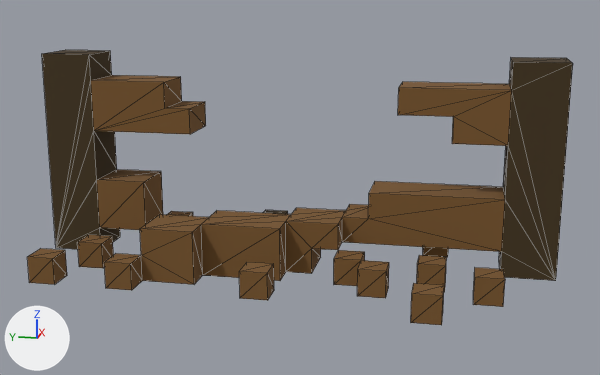
Renders of the OBJ model assets/buildings/walls/wall_break.obj from each side of a commit.
The view is the same before and after, from a 50 mm camera at (-2.94, -0.64, 1.07) aimed at (0.04, -0.05, 0.32). Every picture has the same lights, and +X, +Y and +Z are marked at lower left. Mesh edges are drawn as thin lines. Where no turn or scale is listed for an object, it has been applied to the vertices. Vertices at the same position are counted once.

Objects in the first picture: 'Untitled'.
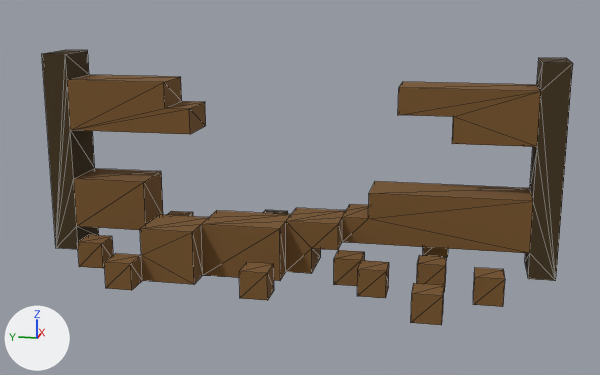
Commit message: walls updated

Patch to the scene script:
```diff
--- a/assets/buildings/walls/wall_break.obj.py
+++ b/assets/buildings/walls/wall_break.obj.py
@@ me_untitled @@
 # used by ob_untitled; location = (0.0, 0.0, 0.0)
 # verts and faces of me_untitled; kept vertices keep their numbers, new ones are numbered from 210
 # before: 52 (0.1, -0.8, 0.0), 57 (0.1, -0.8, 0.1) at pixel (501, 251), 65 (0.1, -0.8, 0.3) at pixel (505, 199), 69 (0.1, -0.8, 0.5) at pixel (508, 145), 77 (0.1, -0.8, 0.7) at pixel (511, 90)
 # before: 82 (0.1, -0.8, 0.8) at pixel (513, 62), 158 (0.3, -0.8, 0.0) at pixel (498, 260), 165 (0.3, -0.8, 0.1), 174 (0.3, -0.8, 0.3) at pixel (503, 186), 178 (0.3, -0.8, 0.5)
 # before: 186 (0.3, -0.8, 0.7) at pixel (509, 83), 191 (0.3, -0.8, 0.8) at pixel (510, 57)
 # before: 55 (0.1, 0.8, 0.0), 62 (0.1, 0.8, 0.1) at pixel (99, 227), 68 (0.1, 0.8, 0.3) at pixel (96, 179), 72 (0.1, 0.8, 0.5) at pixel (93, 130), 80 (0.1, 0.8, 0.7) at pixel (90, 80)
 # before: 83 (0.1, 0.8, 0.8) at pixel (89, 54), 163 (0.3, 0.8, 0.0) at pixel (120, 236), 171 (0.3, 0.8, 0.1), 177 (0.3, 0.8, 0.3) at pixel (116, 169), 181 (0.3, 0.8, 0.5)
 # before: 189 (0.3, 0.8, 0.7) at pixel (111, 75), 192 (0.3, 0.8, 0.8) at pixel (110, 50)
-me_untitled.from_pydata(...)  # 210 vertices, 376 faces; spans x -0.4..0.5, y -1.0..1.0, z 0.0..0.8
+me_untitled.from_pydata(...)  # 202 vertices, 364 faces; spans x -0.4..0.5, y -1.0..1.0, z 0.0..0.8
+# me_untitled part 1: the loose piece of 8 vertices spanning x -0.3..-0.2, y 0.8..0.9, z 0.0..0.1 is deleted
+# me_untitled part 2
+for i in [52, 57, 65, 69, 77, 82, 158, 165, 174, 178, 186, 191]: verts[i] += (0.0, -0.1, 0.0)
+# me_untitled part 3
+for i in [55, 62, 68, 72, 80, 83, 163, 171, 177, 181, 189, 192]: verts[i] += (0.0, 0.1, 0.0)
 me_untitled.materials.append(mat_palette)
```

Changed parts and their boxes [x1, y1, x2, y2] in the pictures (600 x 375 px; the box of a moved part takes in the faces that stretch with it):
'Untitled', reshaped: before [27, 50, 573, 325]; after [42, 50, 573, 325]
part 1 of me_untitled, deleted (brown): before [27, 249, 67, 285]
part 2 of me_untitled, moved or reshaped: before [343, 57, 573, 281]; after [343, 58, 573, 281]
part 3 of me_untitled, moved or reshaped: [42, 50, 190, 250] in both
